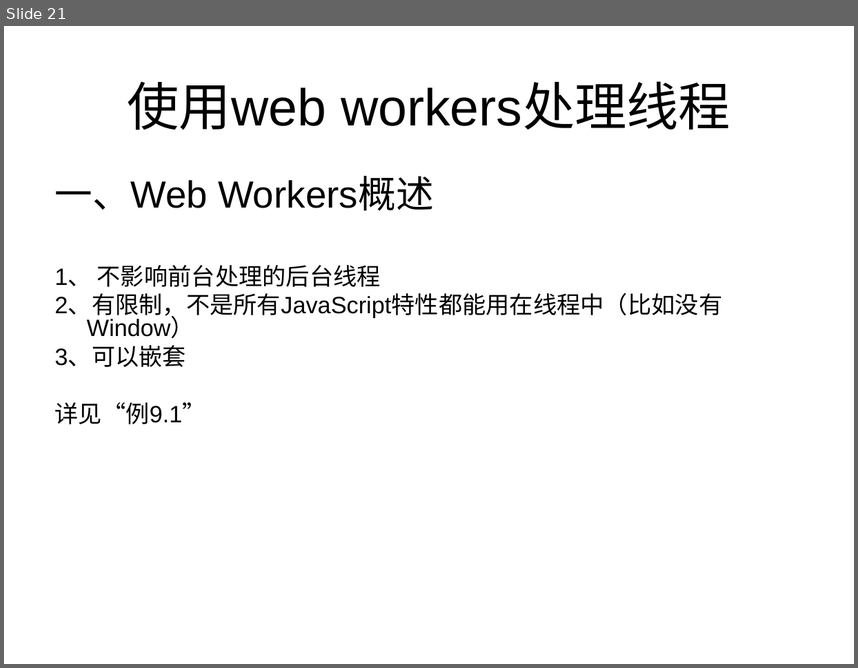
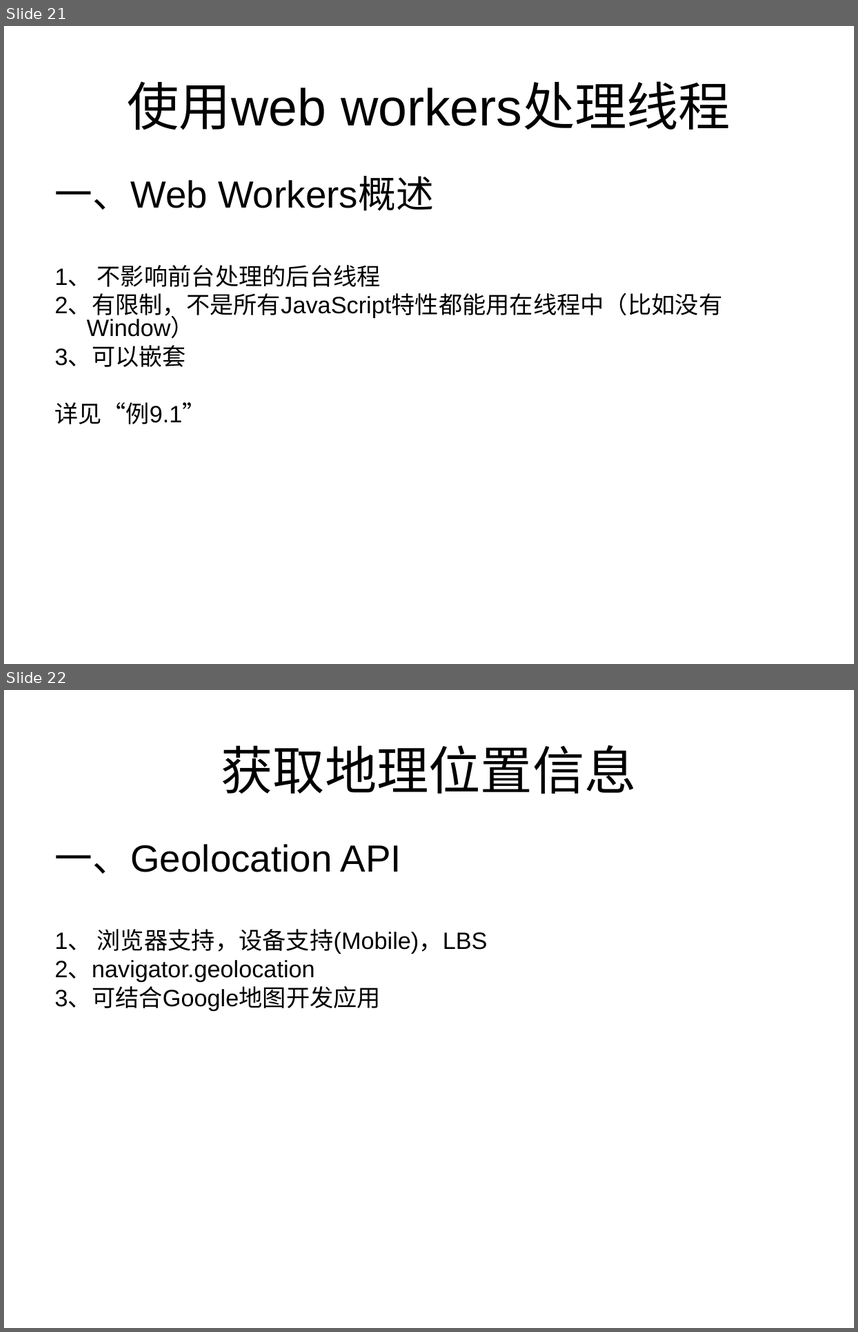
Before and after one commit to testuser2213/tom-wang-manual, a slide deck: manual/html5/share/关于HTML5的分享.ppt. Shown one above the other, each under a label of ours: slide 21 before the commit, slides 21 and 22 after it. The pictures are 858x668 and 858x1332 pixels, drawn with LibreOffice and Linux fonts; fonts in the diff are those of the drawing. Boxes give left, top, right and bottom in pixels: in the first picture for what was removed or moved away, otherwise in the second. Text is boxed around its words. In the diff, an @@ line names an element or a change of style, - is before the commit and + after.

```diff
--- a/manual/html5/share/关于HTML5的分享.ppt
+++ b/manual/html5/share/关于HTML5的分享.ppt
@@ slide 22 added at (x1=4, y1=690, x2=854, y2=1328), background #FFFFFF @@
@@ title added at (x1=221, y1=745, x2=637, y2=794), 44 pt, text #000000 @@
+获取地理位置信息
@@ text added at (x1=55, y1=844, x2=488, y2=1010), 20 pt, text #000000 @@
+一、Geolocation API
+1、 浏览器支持，设备支持(Mobile)，LBS
+2、navigator.geolocation
+3、可结合Google地图开发应用
```
Also in this commit, not shown: 1 other file.
